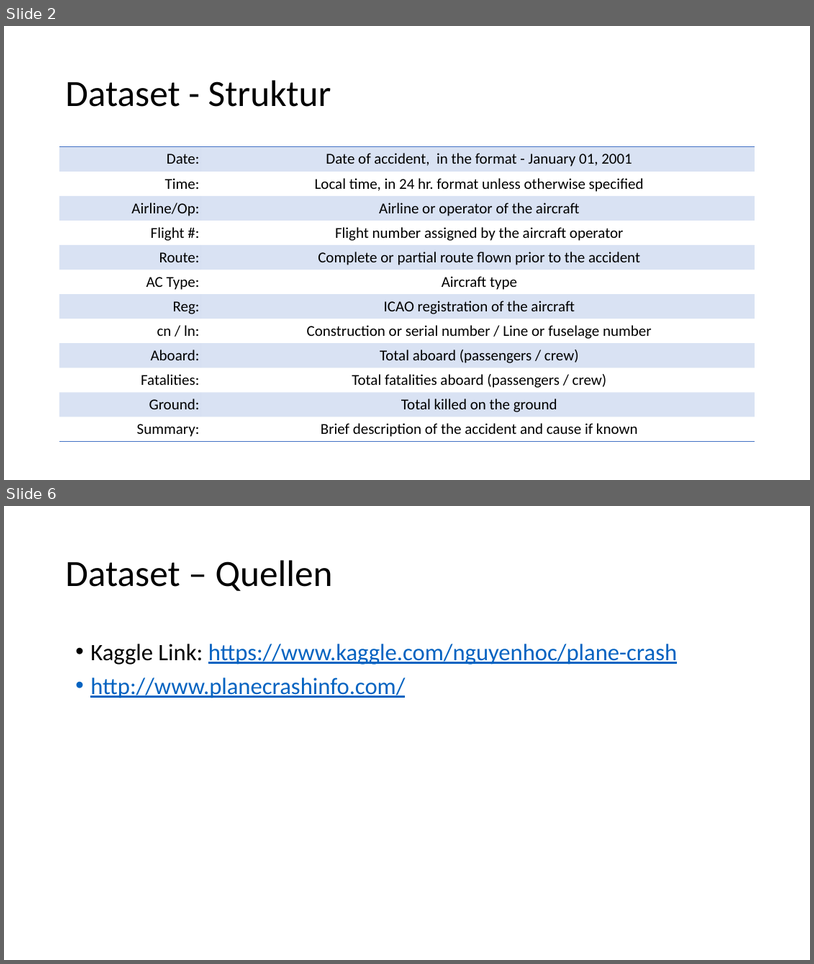
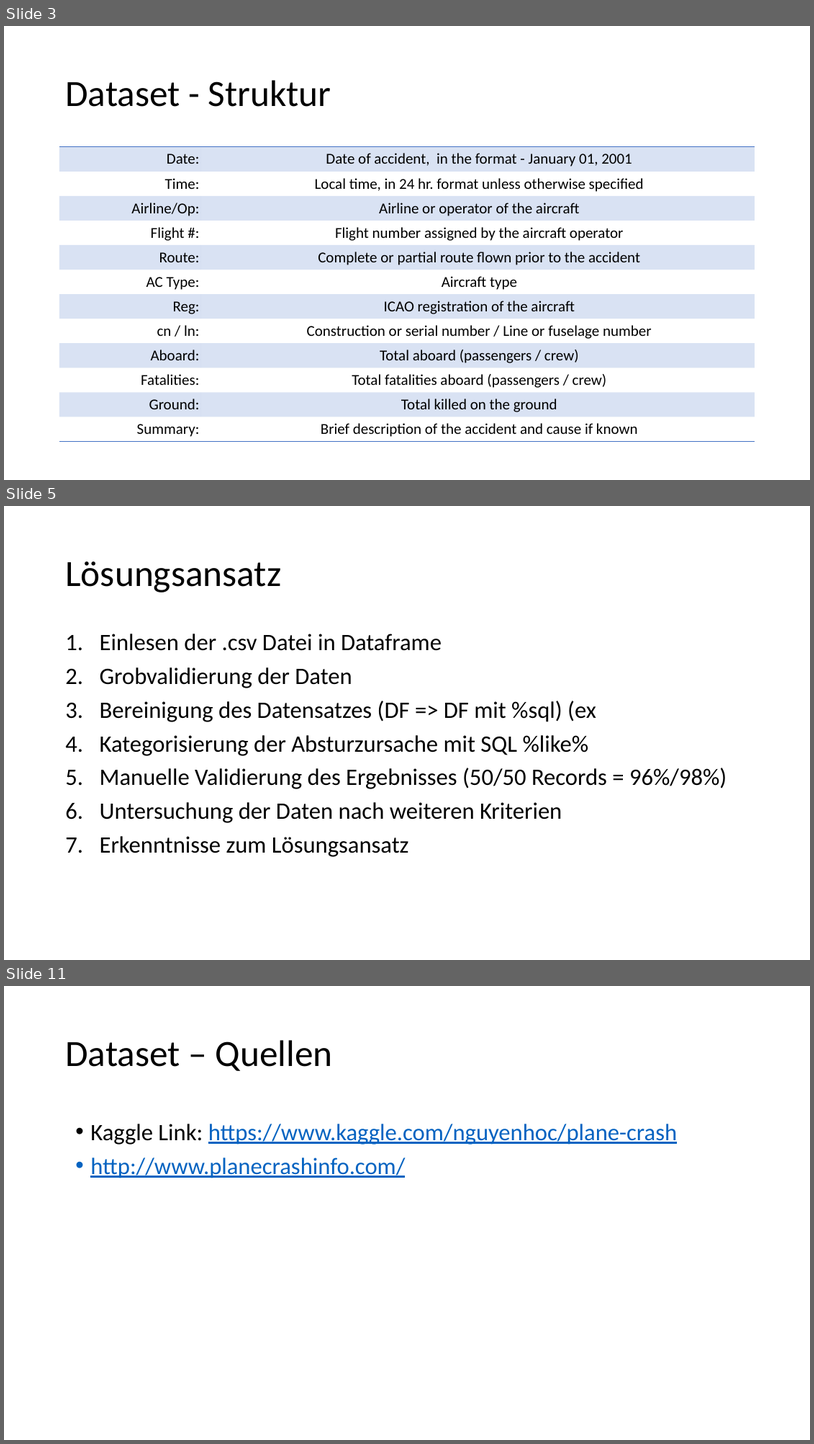
Before and after one commit to nojetlag/CASINFE18_BigData, a slide deck: Historical Plane Crashes/Präsentation/Leistungsnachweis BigData Plane Crashes.pptx. Shown one above the other, each under a label of ours: slides 2 and 6 before the commit, slides 3, 5 and 11 after it; the slides between them are not shown. The pictures are 814x964 and 814x1444 pixels, drawn with LibreOffice and Linux fonts; fonts in the diff are those of the drawing. Boxes give left, top, right and bottom in pixels: in the first picture for what was removed or moved away, otherwise in the second. Text is boxed around its words. In the diff, an @@ line names an element or a change of style, - is before the commit and + after.

```diff
--- a/Historical Plane Crashes/Präsentation/Leistungsnachweis BigData Plane Crashes.pptx
+++ b/Historical Plane Crashes/Präsentation/Leistungsnachweis BigData Plane Crashes.pptx
@@ slide 5 added at (4,506,810,960), background #FFFFFF @@
@@ title added at (65,561,281,592), 44 pt, text #000000 @@
+Lösungsansatz
@@ text added at (100,633,727,857), 28 pt, text #000000 @@
+1. Einlesen der .csv Datei in Dataframe
+2. Grobvalidierung der Daten
+3. Bereinigung des Datensatzes (DF => DF mit %sql) (ex
+4. Kategorisierung der Absturzursache mit SQL %like%
+5. Manuelle Validierung des Ergebnisses (50/50 Records = 96%/98%)
+6. Untersuchung der Daten nach weiteren Kriterien
+7. Erkenntnisse zum Lösungsansatz
@@ what was slide 2 is now slide 3 @@
@@ what was slide 6 is now slide 11 @@
```
Also in this commit, not shown: 1 slide changed, 6 other slides added, 2 slides removed, 1 other file.
